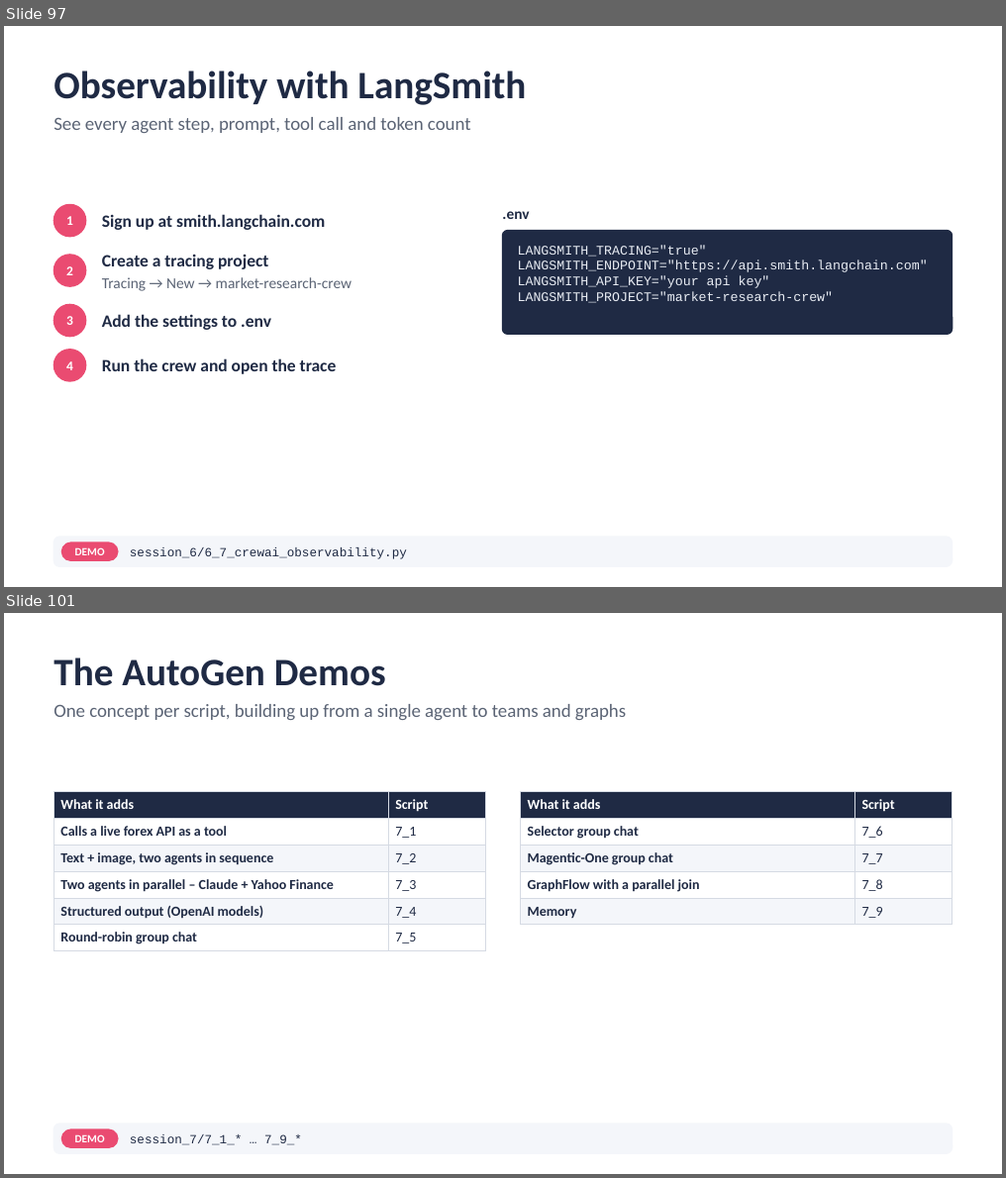
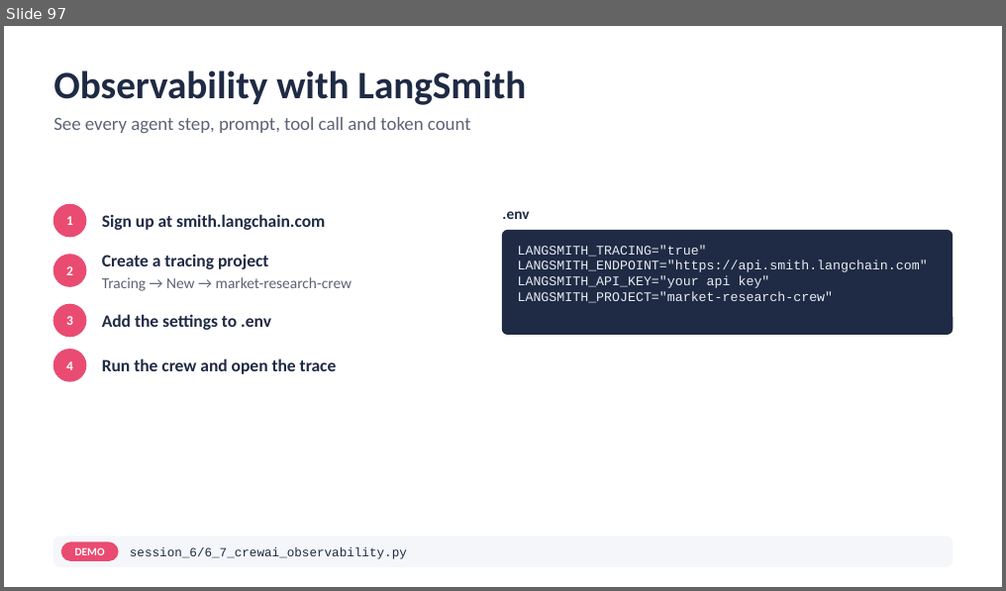
Before and after one commit to atulkahatecdac/agenticai, a slide deck: 16_PGP-Agentic/PGP_Agentic_AI.pptx. Shown one above the other, each under a label of ours: slides 97 and 101 before the commit, slide 97 after it; the slides between them are not shown. The pictures are 1006x1178 and 1006x591 pixels, drawn with LibreOffice and Linux fonts; fonts in the diff are those of the drawing. Boxes give left, top, right and bottom in pixels: in the first picture for what was removed or moved away, otherwise in the second. Text is boxed around its words. In the diff, an @@ line names an element or a change of style, - is before the commit and + after.

```diff
--- a/16_PGP-Agentic/PGP_Agentic_AI.pptx
+++ b/16_PGP-Agentic/PGP_Agentic_AI.pptx
@@ slide 101 removed at bbox=[4, 613, 1002, 1174], background #FFFFFF @@
@@ title removed at bbox=[54, 658, 386, 686] @@
-The AutoGen Demos
@@ text removed at bbox=[54, 704, 626, 720] @@
-One concept per script, building up from a single agent to teams and graphs
@@ table removed at bbox=[54, 791, 485, 949], 6 rows, 2 columns @@
-What it adds | Script
-Calls a live forex API as a tool | 7_1
-Text + image, two agents in sequence | 7_2
-Two agents in parallel – Claude + Yahoo Finance | 7_3
-Structured output (OpenAI models) | 7_4
-Round-robin group chat | 7_5
@@ table removed at bbox=[520, 791, 951, 922], 5 rows, 2 columns @@
-What it adds | Script
-Selector group chat | 7_6
-Magentic-One group chat | 7_7
-GraphFlow with a parallel join | 7_8
-Memory | 7_9
@@ rounded rectangle removed at bbox=[54, 1124, 952, 1154] @@
@@ rounded rectangle removed at bbox=[61, 1130, 118, 1148] @@
@@ text removed at bbox=[75, 1135, 105, 1143] @@
-DEMO
@@ text removed at bbox=[130, 1135, 302, 1146] @@
-session_7/7_1_* … 7_9_*
```
Also in this commit, not shown: 4 slides changed, 19 slides added, 9 other slides removed, 31 other files.
